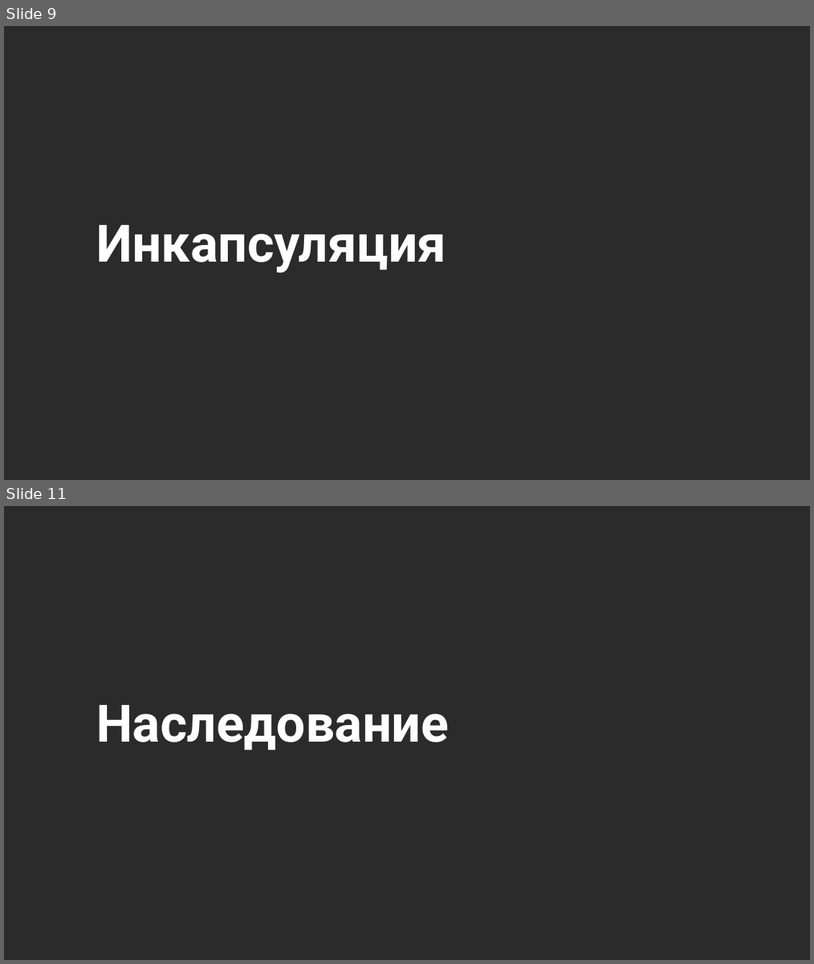
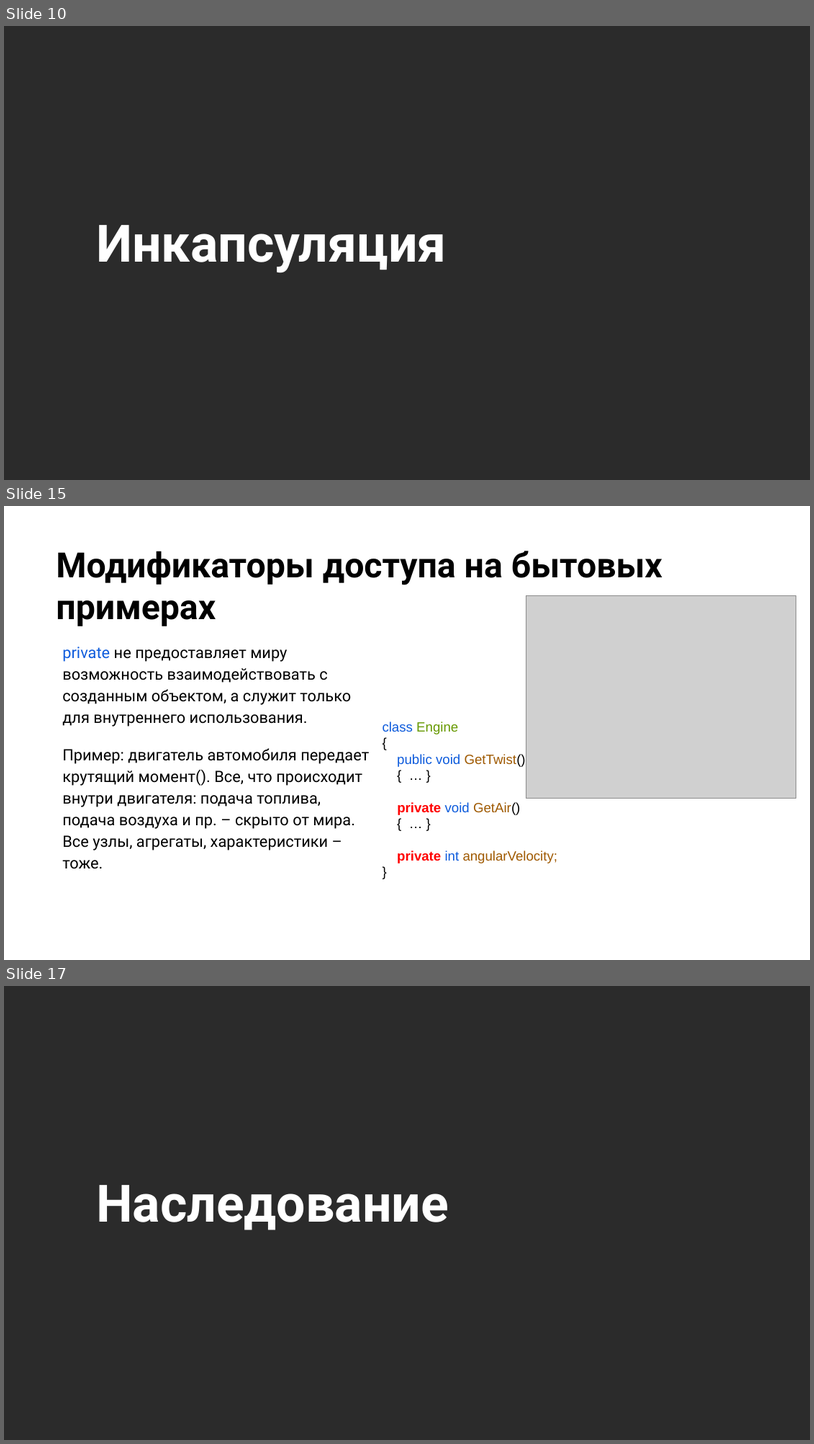
Before and after one commit to NilovPavel/OOP, a slide deck: ООП.pptx. Shown one above the other, each under a label of ours: slides 9 and 11 before the commit, slides 10, 15 and 17 after it; the slides between them are not shown. The pictures are 814x964 and 814x1444 pixels, drawn with LibreOffice and Linux fonts; fonts in the diff are those of the drawing; grey boxes stand for pictures; background and template pictures are left out; a plain dark background stands for a picture behind light text. Boxes give left, top, right and bottom in pixels: in the first picture for what was removed or moved away, otherwise in the second. Text is boxed around its words. In the diff, an @@ line names an element or a change of style, - is before the commit and + after.

Commit message:
Добавлено описание модификаторов доступа.

```diff
--- a/ООП.pptx
+++ b/ООП.pptx
@@ slide 15 added at <box>4,506,810,960</box>, background picture (left out) @@
@@ title added at <box>56,551,663,626</box>, 31 pt, text #000000, bold @@
+Модификаторы доступа на бытовых примерах
@@ picture added at <box>527,595,797,798</box> @@
@@ text added at <box>62,646,369,869</box>, 14 pt, text #000000 @@
+private не предоставляет миру возможность взаимодействовать с созданным объектом, а служит только для внутреннего использования.
+Пример: двигатель автомобиля передает крутящий момент(). Все, что происходит внутри двигателя: подача топлива, подача воздуха и пр. – скрыто от мира. Все узлы, агрегаты, характеристики – тоже.
@@ text added at <box>383,721,558,863</box>, 12 pt, text #A05900 @@
+class Engine
+{
+public void GetTwist()
+{ … }
+private void GetAir()
+{ … }
+private int angularVelocity;
+}
@@ what was slide 9 is now slide 10 @@
@@ what was slide 11 is now slide 17 @@
```
Also in this commit, not shown: 1 slide changed, 6 other slides added, 1 slide removed, 5 other files.
